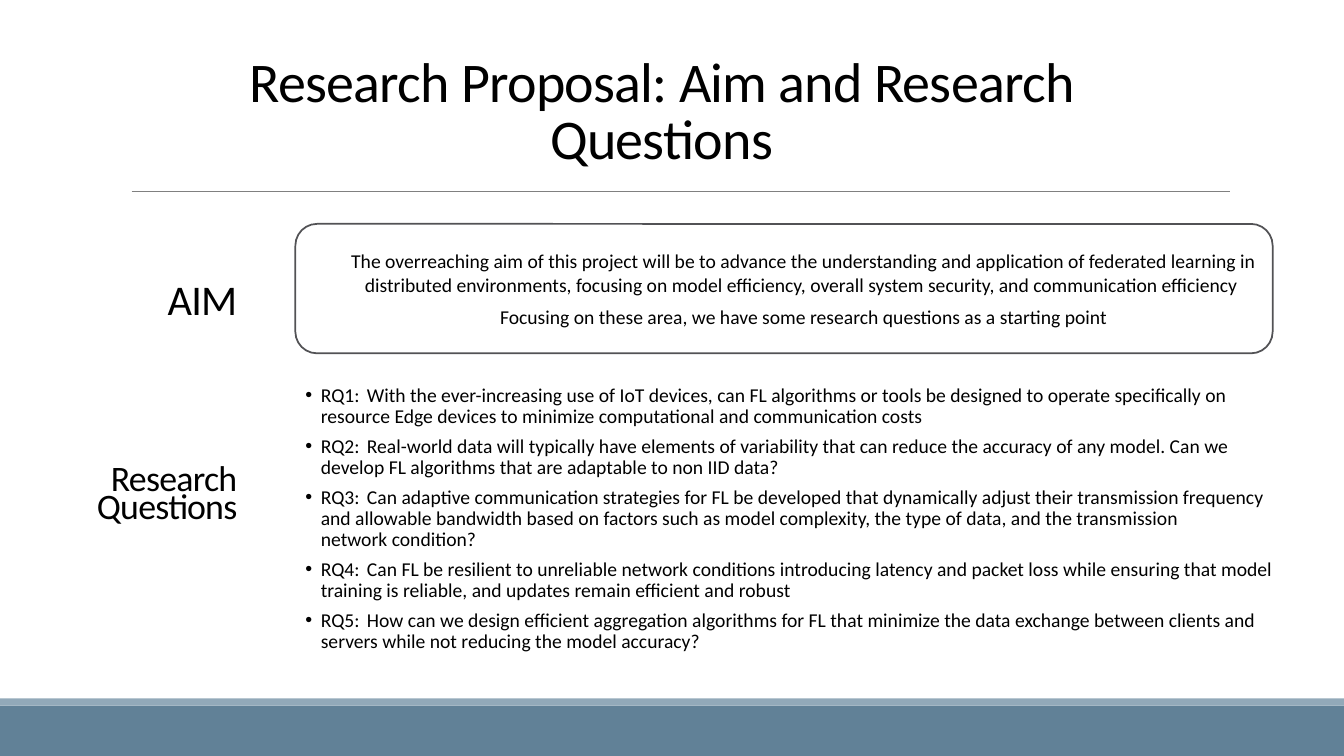
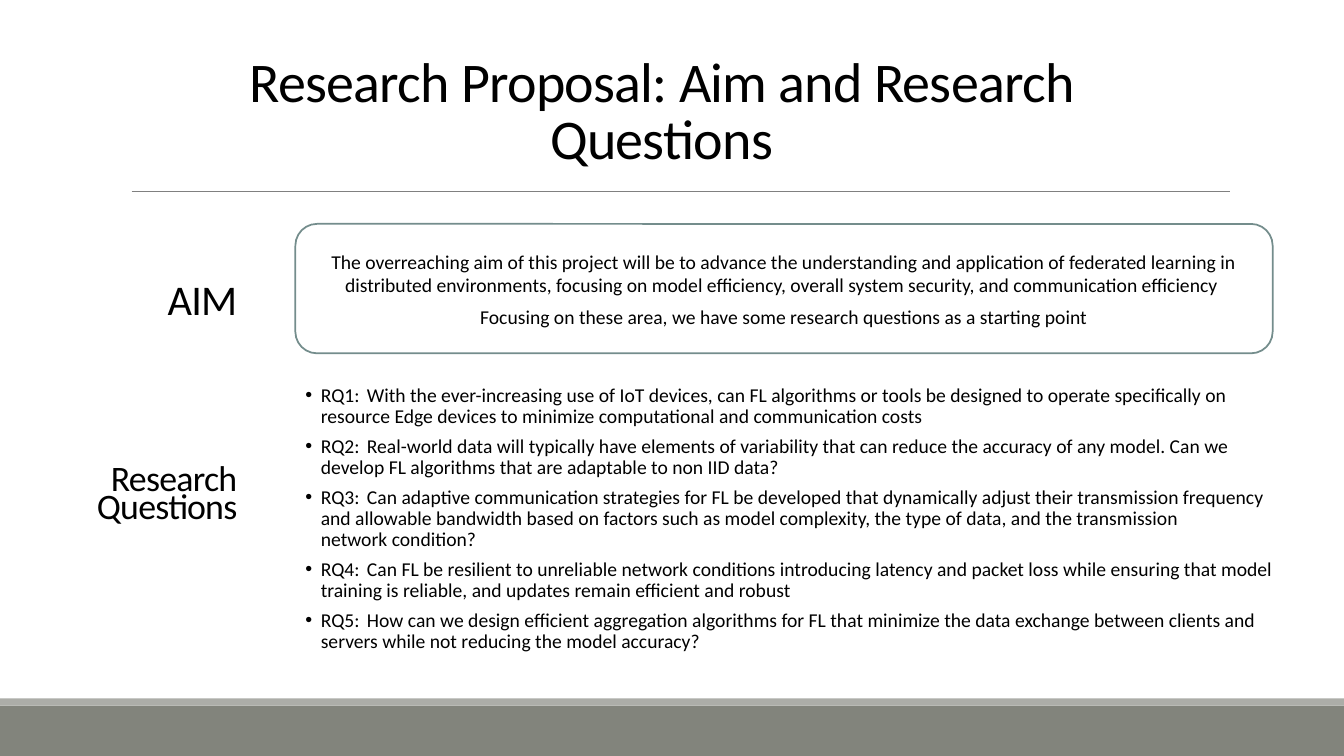
Before and after one commit to ofithcheallaigh/phd, a slide deck: slide 4 of Presentations/Supervisor Meetings/2024/20240209.pptx. Drawn at 1344x756 pixels with LibreOffice and Linux fonts; fonts in the diff are those of the drawing. Boxes give left, top, right and bottom in pixels: in the first picture for what was removed or moved away, otherwise in the second. Text is boxed around its words. In the diff, an @@ line names an element or a change of style, - is before the commit and + after.

Commit message:
changed the format of the slides (i.e. theme)

```diff
--- a/Presentations/Supervisor Meetings/2024/20240209.pptx
+++ b/Presentations/Supervisor Meetings/2024/20240209.pptx
@@ rounded rectangle at [295,224,1273,353]: outline #525256 1.25 pt to #748D8D 1.25 pt @@
@@ text "The overreaching aim of this ...": place and size @@
-text "The overreaching aim of this ..." at [351,254,1255,328]
+text "The overreaching aim of this ..." at [331,255,1235,328]
@@ rectangle at [0,706,1344,756]: fill #618197 to #82847C @@
@@ rectangle at [0,699,1344,706]: fill #92A9B9 to #ACADA8 @@
```
Also in this commit, not shown: 4 other slides changed.
